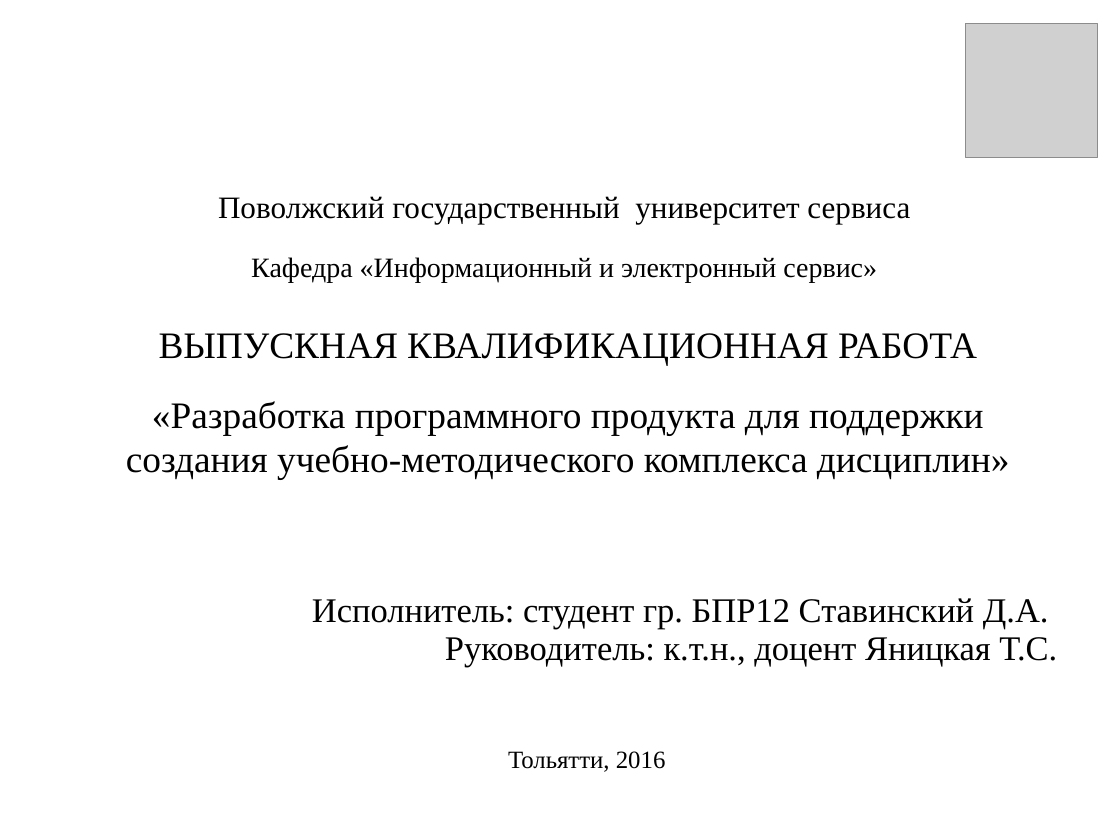
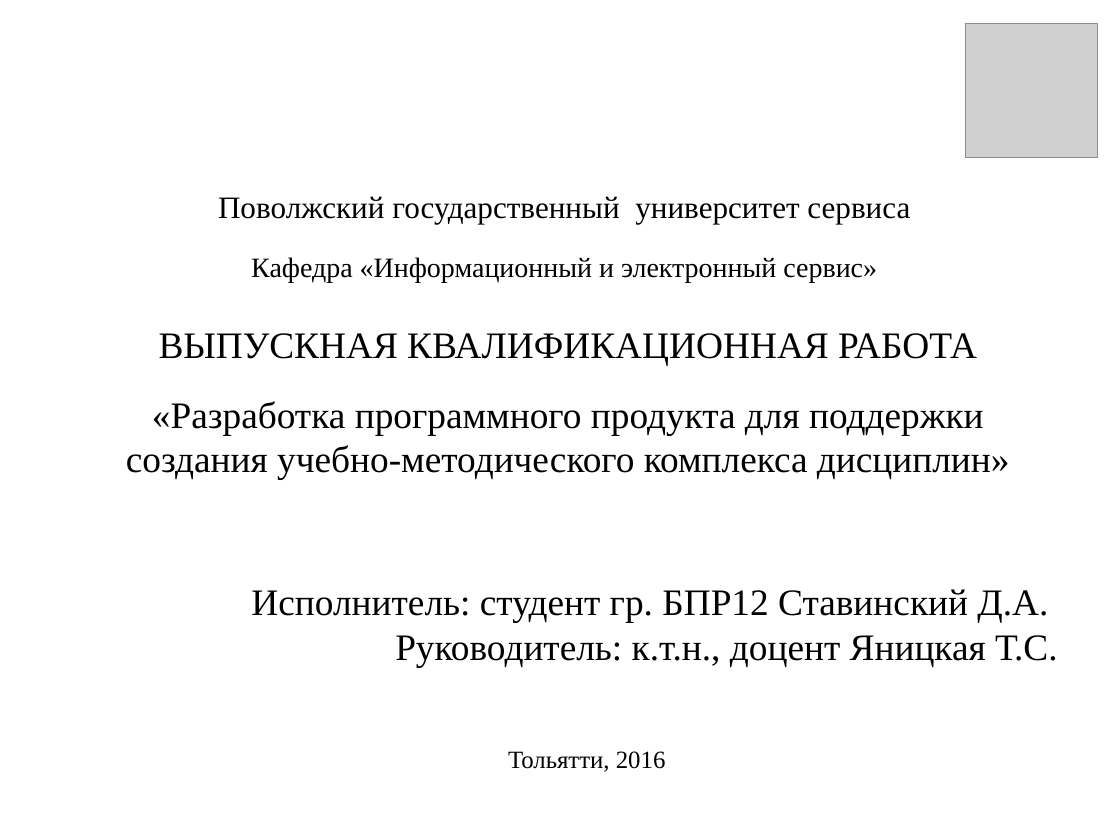
Before and after one commit to Zakycka163/MyProg, a slide deck: slide 1 of 0_Documents_for_ВКР/BKP/Презентация для диплома.ppt. Drawn at 1120x840 pixels with LibreOffice and Linux fonts; fonts in the diff are those of the drawing; grey boxes stand for pictures. Boxes give left, top, right and bottom in pixels: in the first picture for what was removed or moved away, otherwise in the second. Text is boxed around its words. In the diff, an @@ line names an element or a change of style, - is before the commit and + after.

```diff
--- a/0_Documents_for_ВКР/BKP/Презентация для диплома.ppt
+++ b/0_Documents_for_ВКР/BKP/Презентация для диплома.ppt
@@ text "Исполнитель: студент гр. БПР12 Ставинский ..." at [251, 589, 1058, 667]: size 22.2 to 24 pt; line spacing 0.9 to 1 @@
```
Also in this commit, not shown: 4 slides added, 2 other files.
